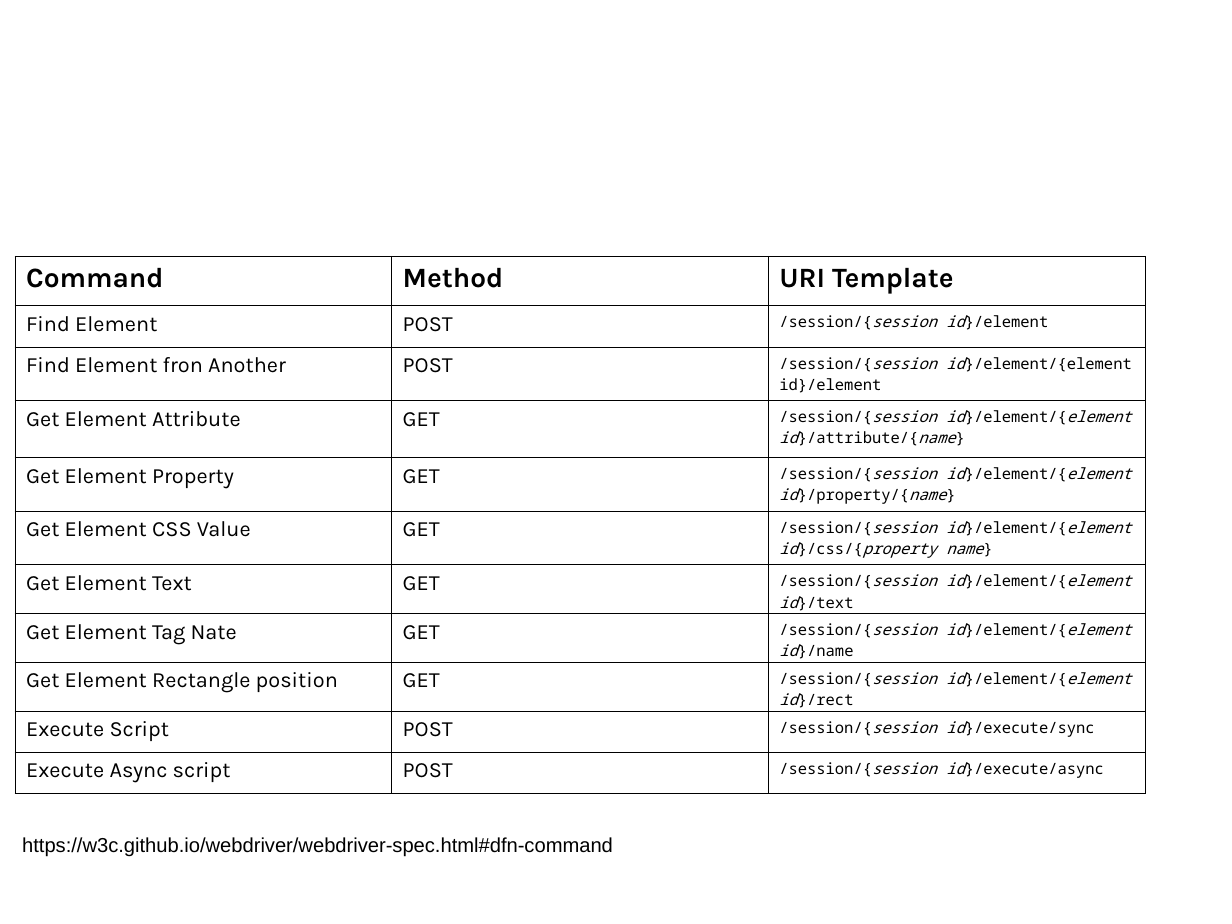
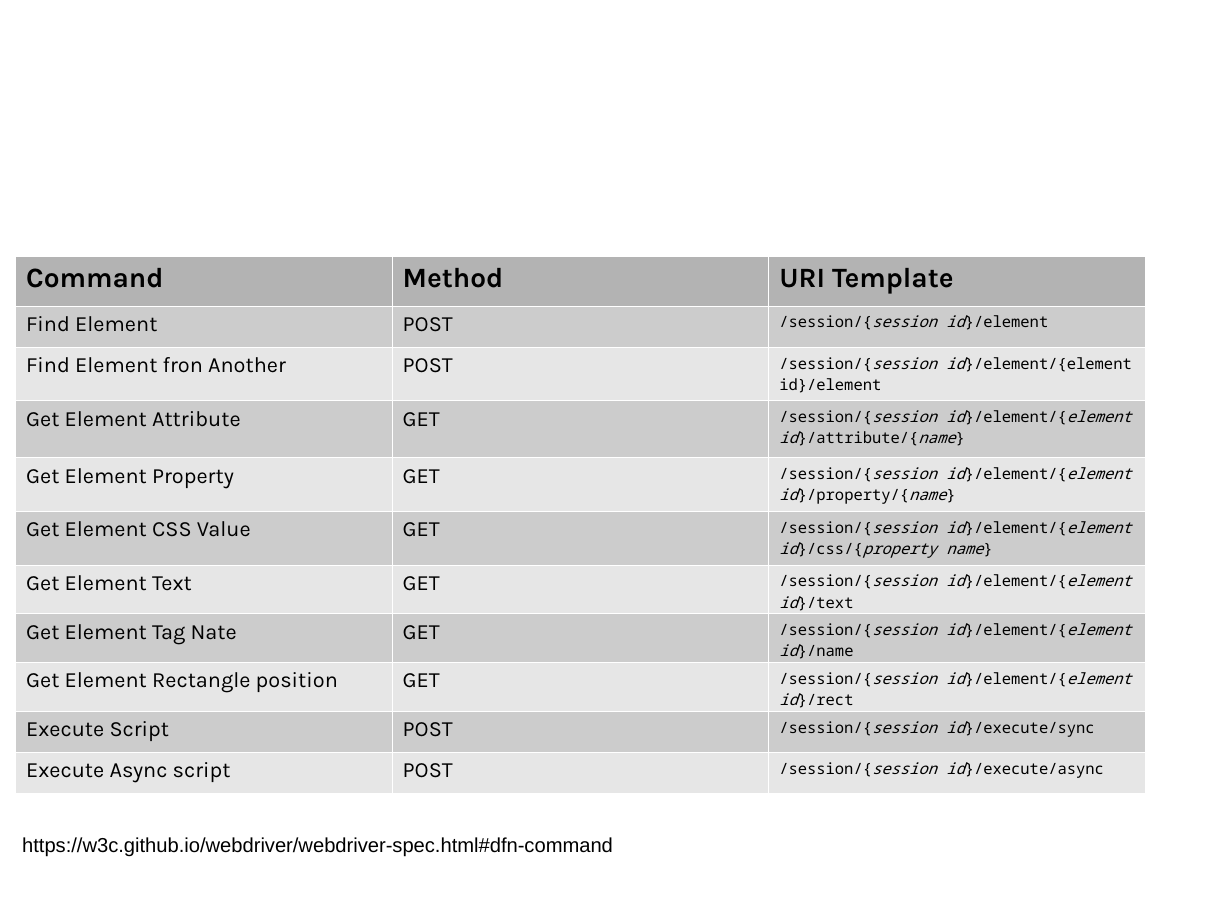
Before and after one commit to sergueik/selenium_java, a slide deck: slide 7 of protractor/jProtractor.odp. Drawn at 1232x924 pixels with LibreOffice and Linux fonts; fonts in the diff are those of the drawing; background and template pictures are left out. Boxes give left, top, right and bottom in pixels: in the first picture for what was removed or moved away, otherwise in the second. Text is boxed around its words. In the diff, an @@ line names an element or a change of style, - is before the commit and + after.

```diff
--- a/protractor/jProtractor.odp
+++ b/protractor/jProtractor.odp
@@ table at bbox=[16, 256, 1146, 793] @@
@@ fill none to #B3B3B3 in row 1 @@
@@ fill none to #CCCCCC in 15 cells @@
@@ fill none to #E6E6E6 in 15 cells @@
@@ borders changed @@
```
Also in this commit, not shown: 3 other slides changed, 3 slides added, 2 other files.
